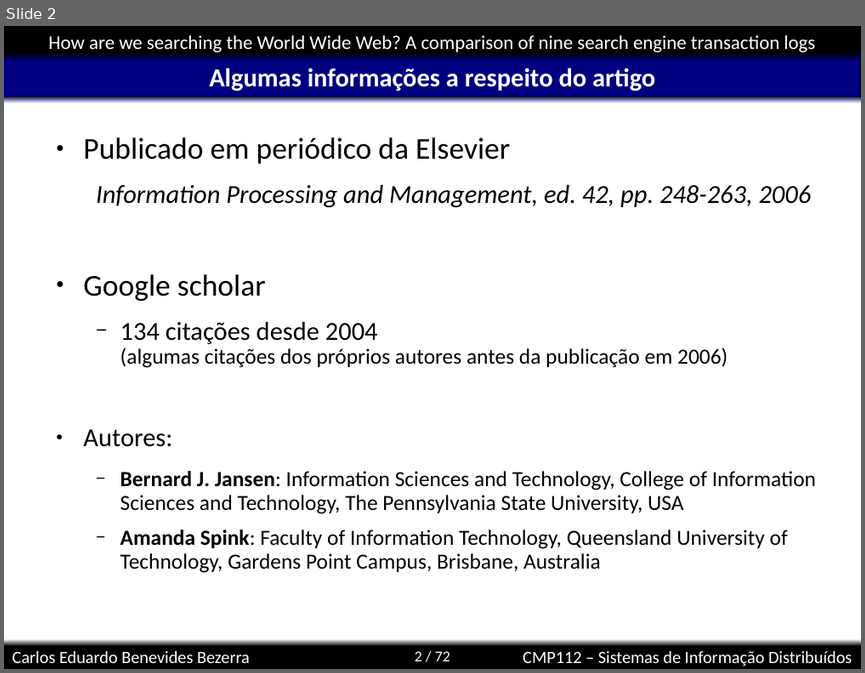
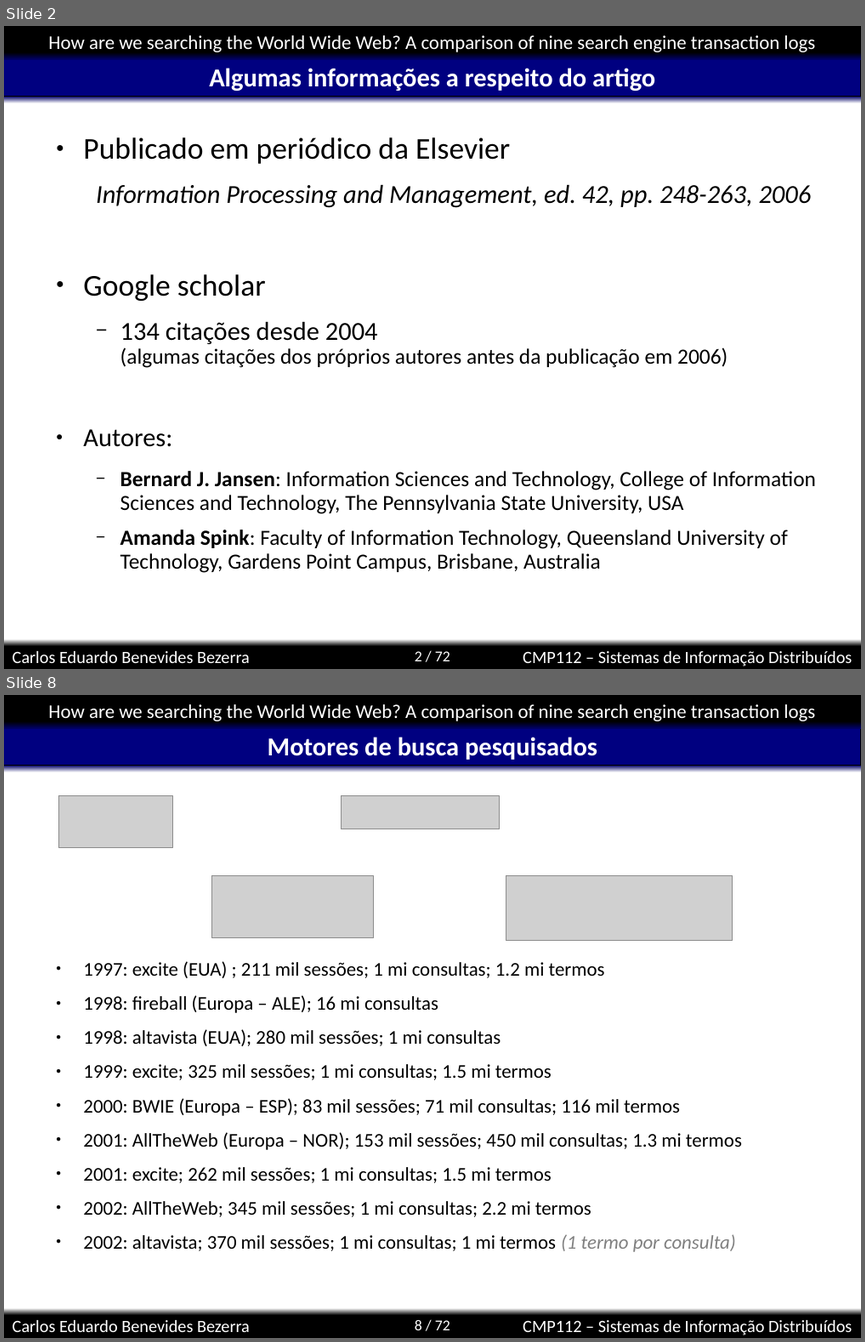
Before and after one commit to kdubezerra/kdubezerra, a slide deck: disciplinas/cmp112/artigohow.ppt. Shown one above the other, each under a label of ours: slide 2 before the commit, slides 2 and 8 after it; the slides between them are not shown. The pictures are 865x673 and 865x1342 pixels, drawn with LibreOffice and Linux fonts; fonts in the diff are those of the drawing; grey boxes stand for pictures; background and template pictures are left out. Boxes give left, top, right and bottom in pixels: in the first picture for what was removed or moved away, otherwise in the second. Text is boxed around its words. In the diff, an @@ line names an element or a change of style, - is before the commit and + after.

```diff
--- a/disciplinas/cmp112/artigohow.ppt
+++ b/disciplinas/cmp112/artigohow.ppt
@@ slide 8 added at box(4, 695, 861, 1338), background #FFFFFF; not listed: 8 template elements that a slide beside it also shows @@
@@ title added at box(268, 737, 597, 760), 24 pt, text #FFFFFF, bold @@
+Motores de busca pesquisados
@@ picture added at box(59, 796, 172, 848) @@
@@ picture added at box(341, 796, 500, 829) @@
@@ picture added at box(212, 875, 373, 937) @@
@@ picture added at box(506, 875, 732, 941) @@
@@ text added at box(83, 961, 742, 1252), 18 pt, text #000000 @@
+● 1997: excite (EUA) ; 211 mil sessões; 1 mi consultas; 1.2 mi termos
+● 1998: fireball (Europa – ALE); 16 mi consultas
+● 1998: altavista (EUA); 280 mil sessões; 1 mi consultas
+● 1999: excite; 325 mil sessões; 1 mi consultas; 1.5 mi termos
+● 2000: BWIE (Europa – ESP); 83 mil sessões; 71 mil consultas; 116 mil termos
+● 2001: AllTheWeb (Europa – NOR); 153 mil sessões; 450 mil consultas; 1.3 mi termos
+● 2001: excite; 262 mil sessões; 1 mi consultas; 1.5 mi termos
+● 2002: AllTheWeb; 345 mil sessões; 1 mi consultas; 2.2 mi termos
+● 2002: altavista; 370 mil sessões; 1 mi consultas; 1 mi termos (1 termo por consulta)
```
Also in this commit, not shown: 1 slide changed, 6 other slides added.
